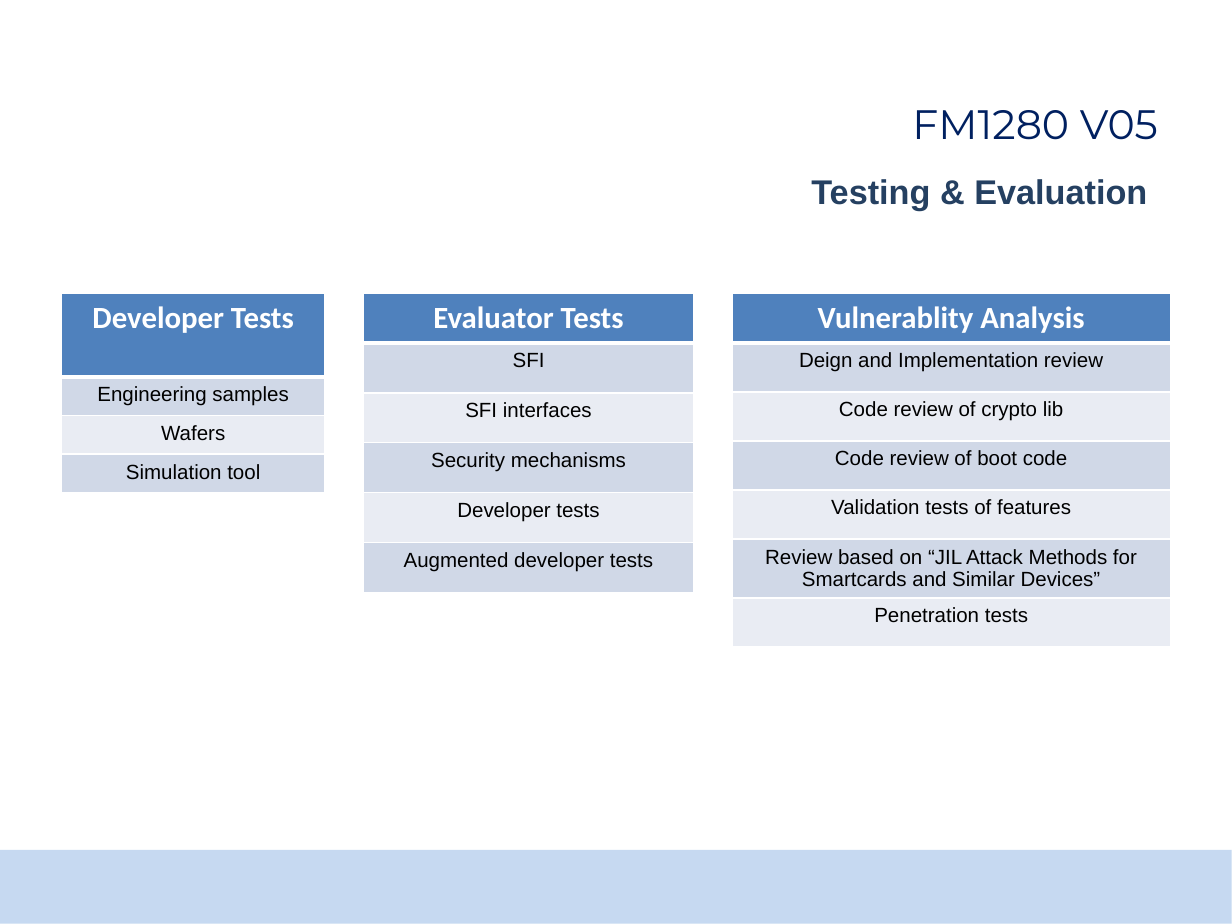
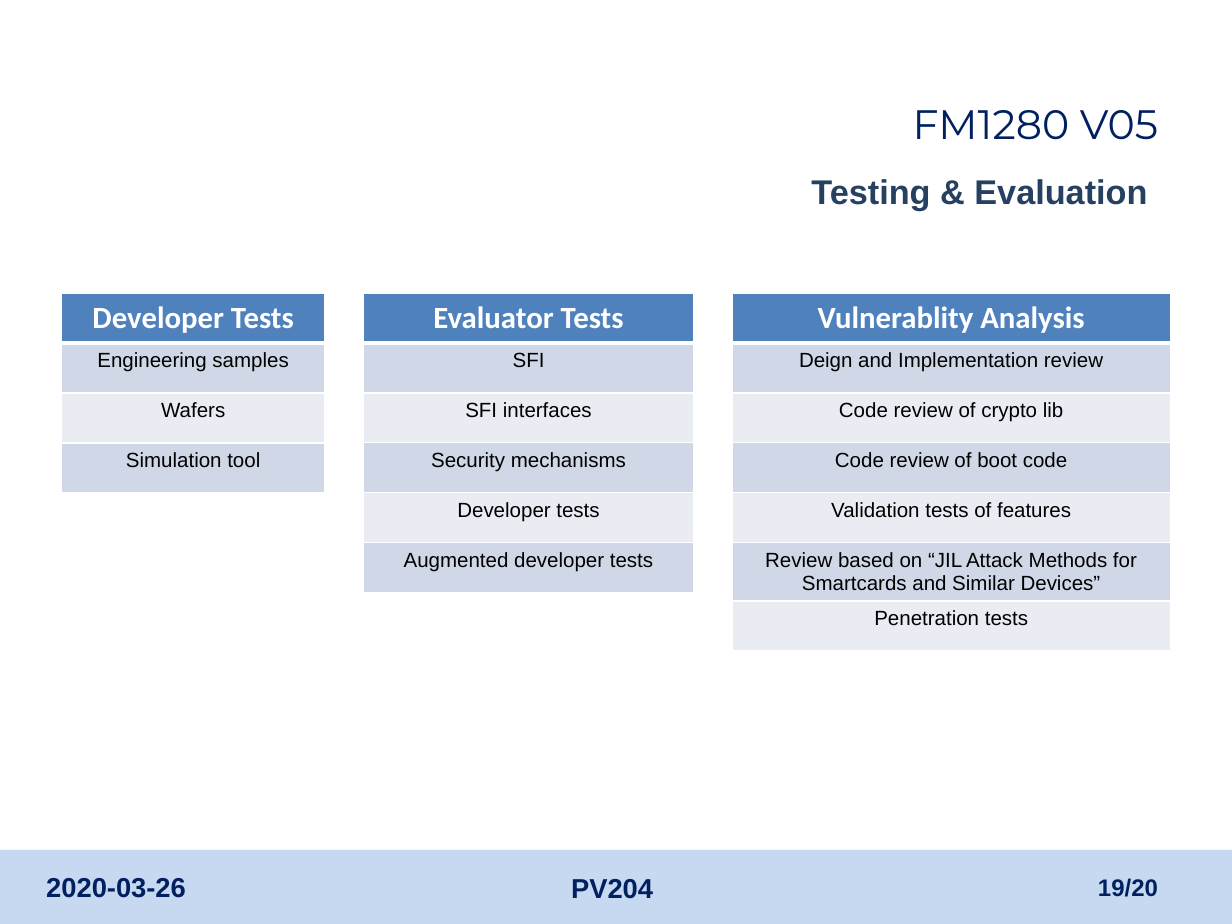
Before and after one commit to TomasMadeja/pv204_Team_Project_Supercalifragilisticexpialidocious, a slide deck: slide 19 of certificate_analysis/pv204_project_report.pptx (slide 17 before the commit). Drawn at 1232x924 pixels with LibreOffice and Linux fonts; fonts in the diff are those of the drawing; background and template pictures are left out. Boxes give left, top, right and bottom in pixels: in the first picture for what was removed or moved away, otherwise in the second. Text is boxed around its words. In the diff, an @@ line names an element or a change of style, - is before the commit and + after.

```diff
--- a/certificate_analysis/pv204_project_report.pptx
+++ b/certificate_analysis/pv204_project_report.pptx
@@ table at [62,293,325,493] @@
@@ fill #D0D8E7 to #D0D8E8 in 2 cells @@
@@ fill #E9ECF3 to #E9EDF4 in row 3, column 1 @@
@@ borders changed @@
@@ table at [732,293,1170,654] @@
@@ fill #D0D8E7 to #D0D8E8 in 3 cells @@
@@ fill #E9ECF3 to #E9EDF4 in 3 cells @@
@@ borders changed @@
@@ text added at [46,878,186,898], 16 pt, text #002060, bold @@
+2020-03-26
@@ text added at [571,879,653,899], 16 pt, text #002060, bold @@
+PV204
@@ page number added at [1098,878,1158,897], 14 pt, text #002060, bold @@
+19/20
```
Also in this commit, not shown: 16 other slides changed, 3 slides added, 1 slide removed, 1 other file.
